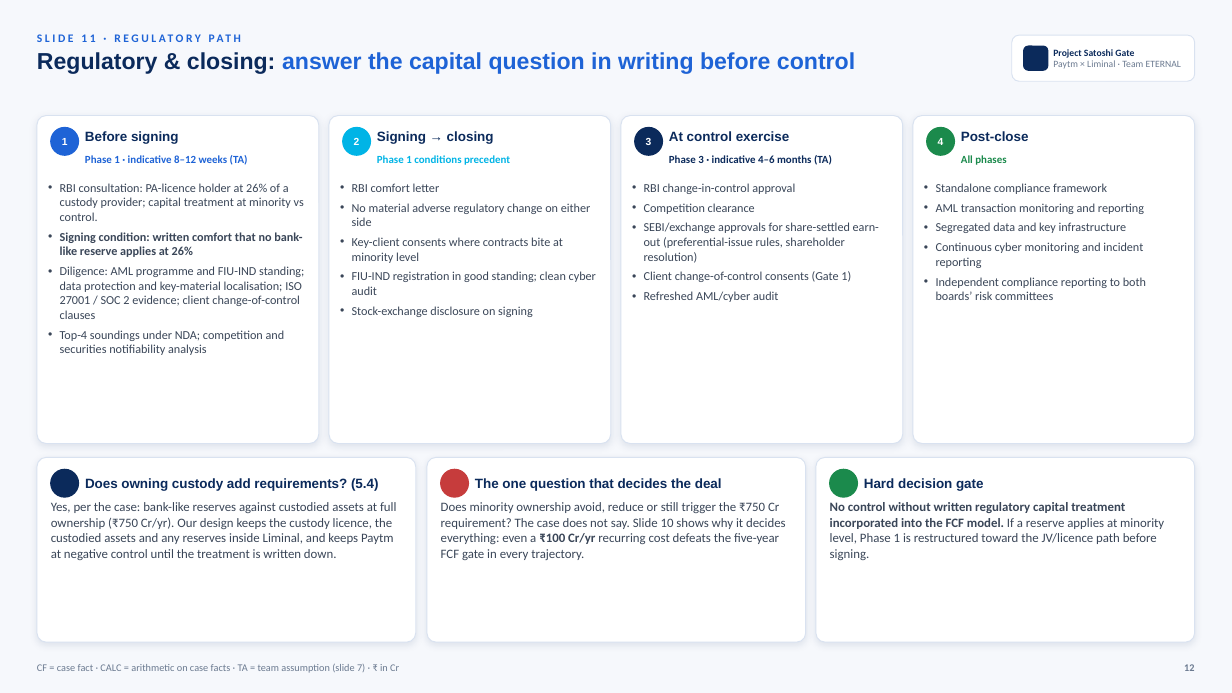
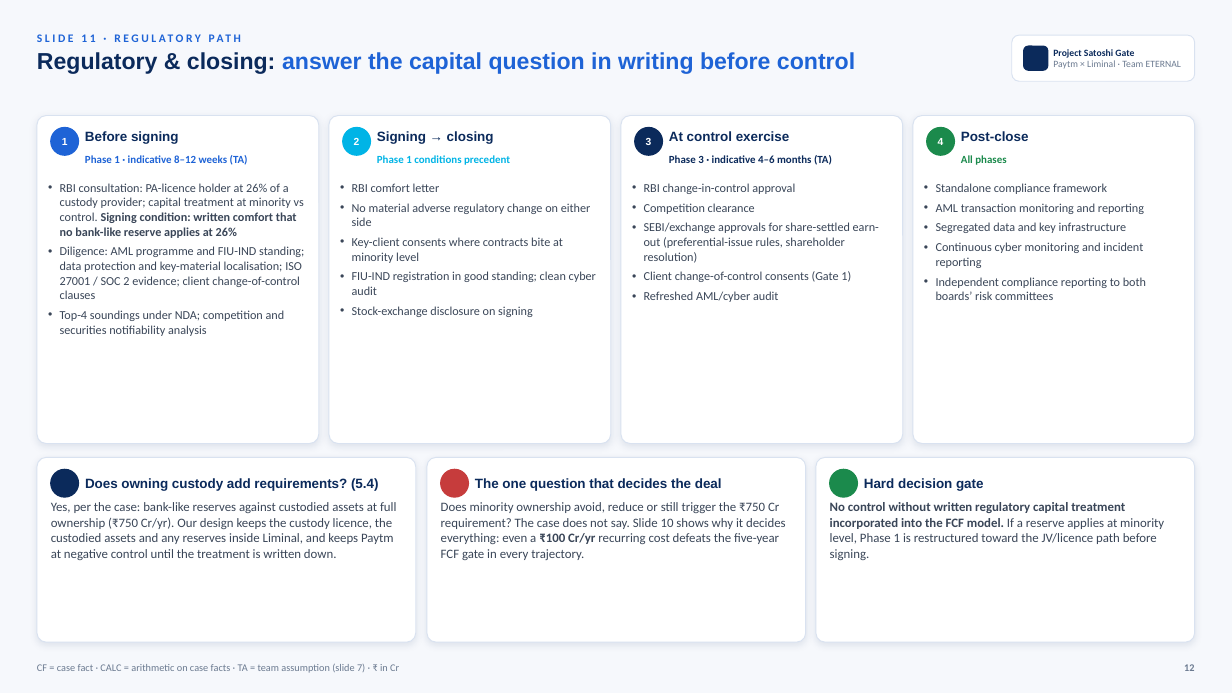
Before and after one commit to jainraunak944/Dataforge, a slide deck: slide 12 of satoshi-gate/deck/pptx/ETERNAL_Project_Satoshi_Gate.pptx. Drawn at 1232x693 pixels with LibreOffice and Linux fonts; fonts in the diff are those of the drawing. Boxes give left, top, right and bottom in pixels: in the first picture for what was removed or moved away, otherwise in the second. Text is boxed around its words. In the diff, an @@ line names an element or a change of style, - is before the commit and + after.

```diff
--- a/satoshi-gate/deck/pptx/ETERNAL_Project_Satoshi_Gate.pptx
+++ b/satoshi-gate/deck/pptx/ETERNAL_Project_Satoshi_Gate.pptx
@@ text at <box>60,183,304,238</box>: text changed @@
-• RBI consultation: PA-licence holder at 26% of a custody provider; capital treatment at minority vs control.
-• Signing condition: written comfort that no bank-like reserve applies at 26%
+• RBI consultation: PA-licence holder at 26% of a custody provider; capital treatment at minority vs control. Signing condition: written comfort that no bank-like reserve applies at 26%
```
Also in this commit, not shown: 6 other slides changed, 3 other files.
